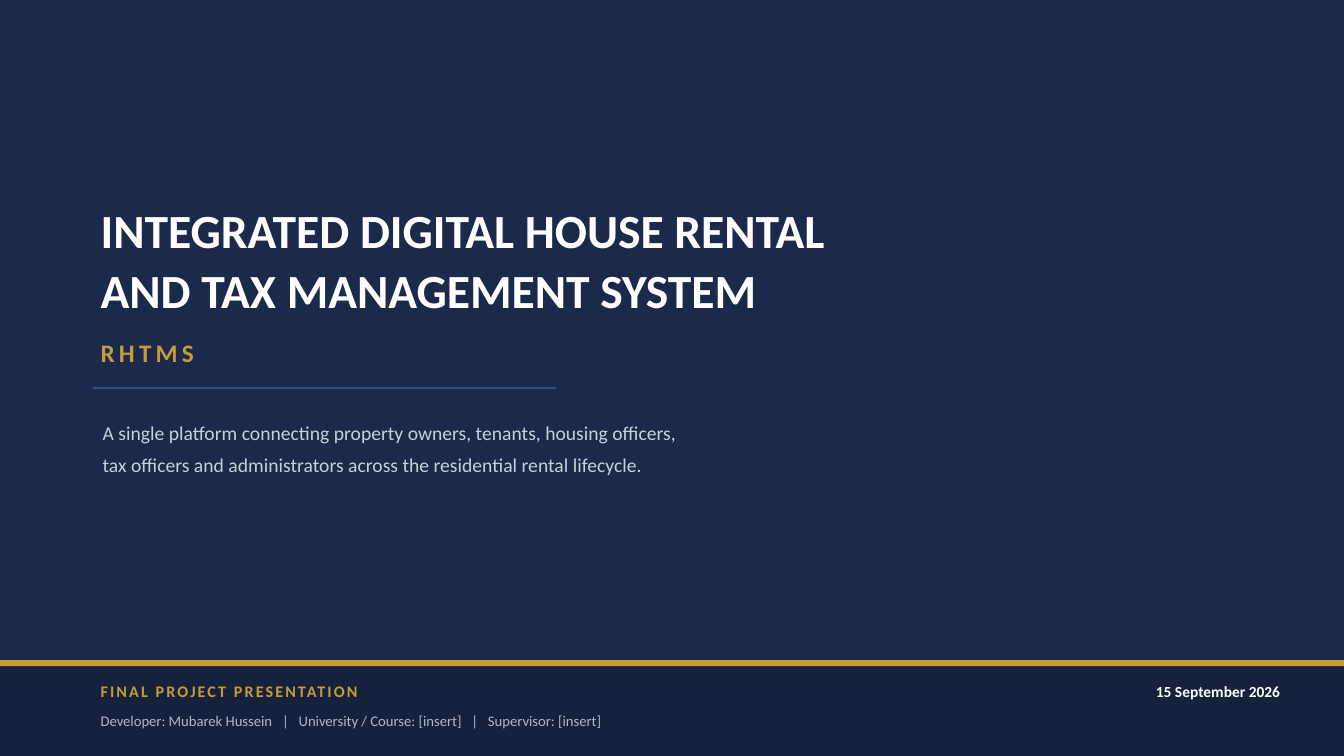
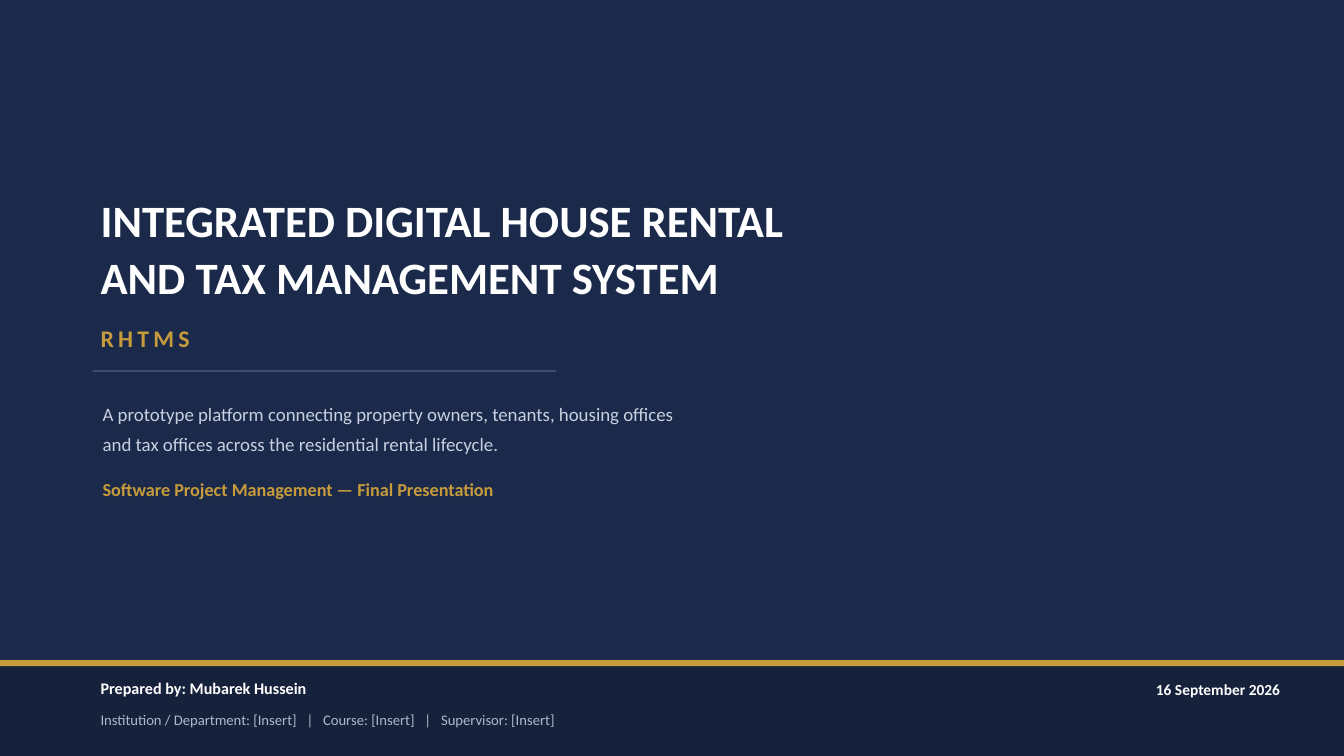
Before and after one commit to mubarekdevv/Integrated-rental-tax-management-system, a slide deck: slide 1 of docs/presentation/RHTMS_Final_Project_Presentation.pptx. Drawn at 1344x756 pixels with LibreOffice and Linux fonts; fonts in the diff are those of the drawing. Boxes give left, top, right and bottom in pixels: in the first picture for what was removed or moved away, otherwise in the second. Text is boxed around its words. In the diff, an @@ line names an element or a change of style, - is before the commit and + after.

Commit message:
docs: finalize project presentation

```diff
--- a/docs/presentation/RHTMS_Final_Project_Presentation.pptx
+++ b/docs/presentation/RHTMS_Final_Project_Presentation.pptx
@@ text "INTEGRATED DIGITAL HOUSE RENTAL": place and size @@
-text "INTEGRATED DIGITAL HOUSE RENTAL" at box(101, 216, 824, 249)
+text "INTEGRATED DIGITAL HOUSE RENTAL" at box(101, 207, 783, 238)
@@ text "INTEGRATED DIGITAL HOUSE RENTAL" at box(101, 207, 783, 238): size 34 to 32 pt @@
@@ text "AND TAX MANAGEMENT SYSTEM" at box(101, 264, 719, 295): size 34 to 32 pt @@
@@ text "RHTMS" at box(101, 331, 190, 347): size 18 to 17 pt @@
@@ 2 texts, 1 line: place and size @@
-2 texts, 1 line at box(93, 276, 756, 388)
+2 texts, 1 line at box(93, 264, 719, 371)
@@ text at box(103, 408, 673, 454): text changed; size 14 to 13.5 pt @@
-A single platform connecting property owners, tenants, housing officers,
-tax officers and administrators across the residential rental lifecycle.
+A prototype platform connecting property owners, tenants, housing offices
+and tax offices across the residential rental lifecycle.
@@ text at box(103, 483, 493, 499): text changed; size 11.5 to 13 pt @@
-FINAL PROJECT PRESENTATION
+Software Project Management — Final Presentation
@@ text at box(101, 682, 306, 697): text changed; size 10.5 to 11.5 pt; text colour #AEB8CC to #FFFFFF; bold on @@
-Developer: Mubarek Hussein | University / Course: [insert] | Supervisor: [insert]
+Prepared by: Mubarek Hussein
@@ text at box(1156, 684, 1280, 698): text changed @@
-15 September 2026
+16 September 2026
@@ text added at box(101, 714, 554, 728), 10.5 pt, text #AEB8CC @@
+Institution / Department: [Insert] | Course: [Insert] | Supervisor: [Insert]
```
Also in this commit, not shown: 5 other slides changed, 14 slides added, 19 slides removed, 3 other files.
